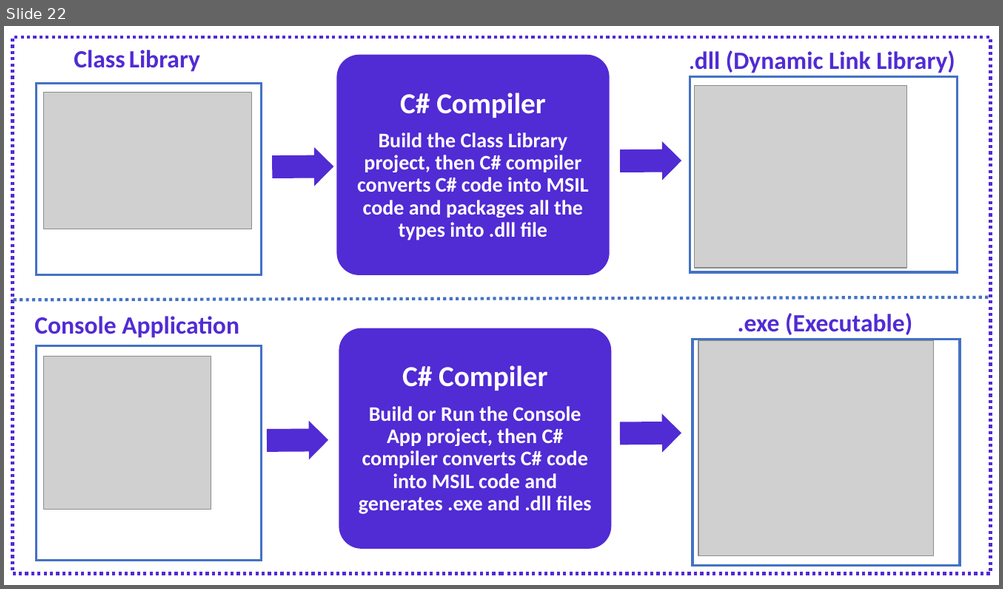
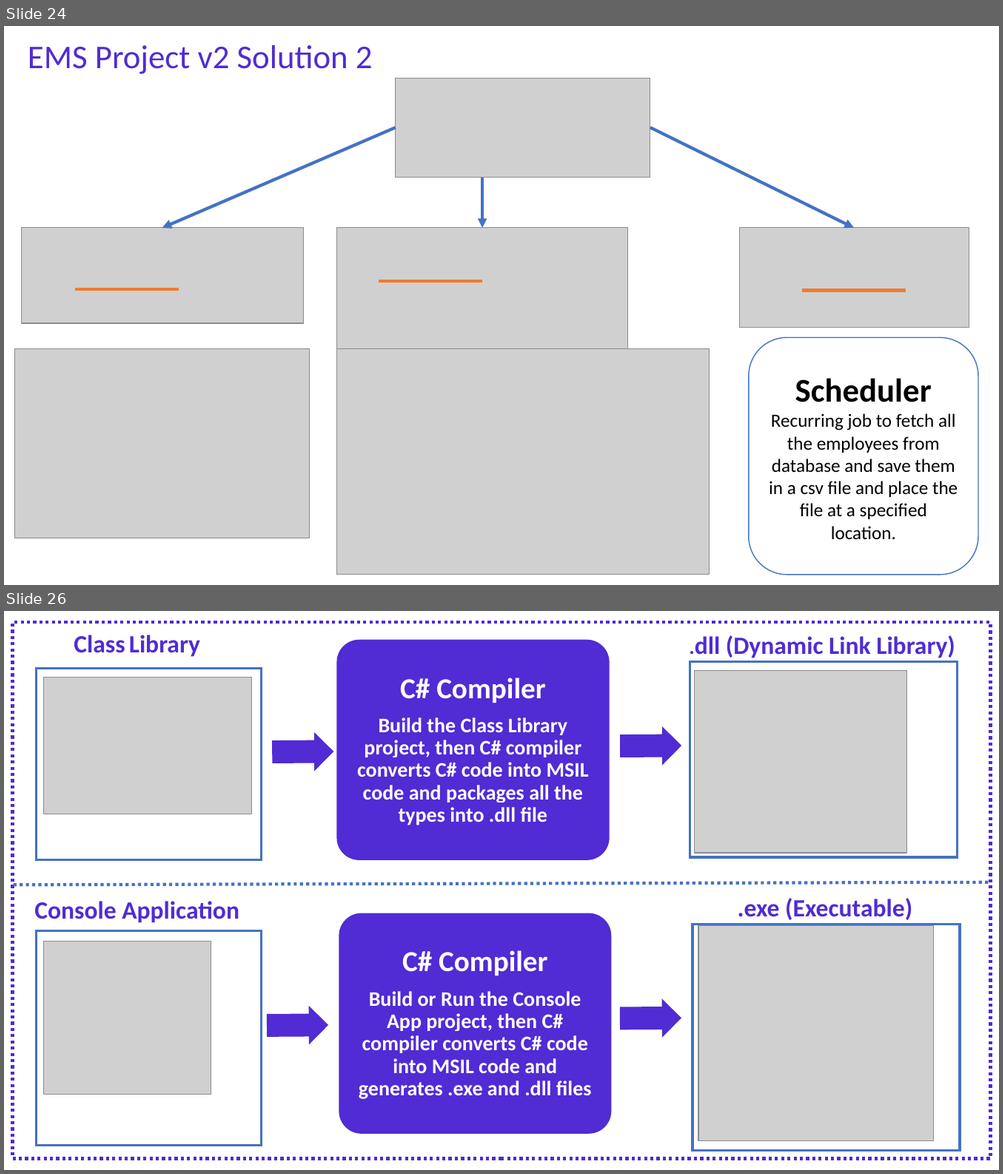
Before and after one commit to NaveenChittimalla/C-Sharp-Fundamentals, a slide deck: docs/C Sharp Programming Language - Fundaments.pptx. Shown one above the other, each under a label of ours: slide 22 before the commit, slides 24 and 26 after it; the slides between them are not shown. The pictures are 1003x589 and 1003x1174 pixels, drawn with LibreOffice and Linux fonts; fonts in the diff are those of the drawing; grey boxes stand for pictures. Boxes give left, top, right and bottom in pixels: in the first picture for what was removed or moved away, otherwise in the second. Text is boxed around its words. In the diff, an @@ line names an element or a change of style, - is before the commit and + after.

```diff
--- a/docs/C Sharp Programming Language - Fundaments.pptx
+++ b/docs/C Sharp Programming Language - Fundaments.pptx
@@ slide 24 added at bbox=[4, 26, 999, 585], background #FFFFFF @@
@@ text added at bbox=[28, 45, 373, 74], 32 pt, text #512BD4 @@
+EMS Project v2 Solution 2
@@ picture added at bbox=[395, 79, 650, 178] @@
@@ arrow added from (395, 127) to (162, 228), #4472C4 3 pt @@
@@ arrow added from (650, 127) to (854, 228), #4472C4 3 pt @@
@@ arrow added from (482, 178) to (482, 228), #4472C4 3 pt @@
@@ picture added at bbox=[21, 228, 303, 323] @@
@@ picture added at bbox=[337, 228, 629, 349] @@
@@ picture added at bbox=[739, 228, 969, 328] @@
@@ line added from (75, 289) to (179, 289), #ED7D31 3 pt @@
@@ line added from (378, 281) to (482, 281), #ED7D31 3 pt @@
@@ line added from (802, 291) to (906, 291), #ED7D31 3 pt @@
@@ picture added at bbox=[15, 349, 309, 539] @@
@@ picture added at bbox=[337, 349, 709, 575] @@
@@ rounded rectangle added at bbox=[748, 338, 979, 575], fill #FFFFFF, outline #4472C4 1 pt, 18 pt, text #000000 @@
+Scheduler
+Recurring job to fetch all the employees from database and save them in a csv file and place the file at a specified location.
@@ what was slide 22 is now slide 26 @@
```
Also in this commit, not shown: 2 slides changed, 8 other slides added, 1 other file.
